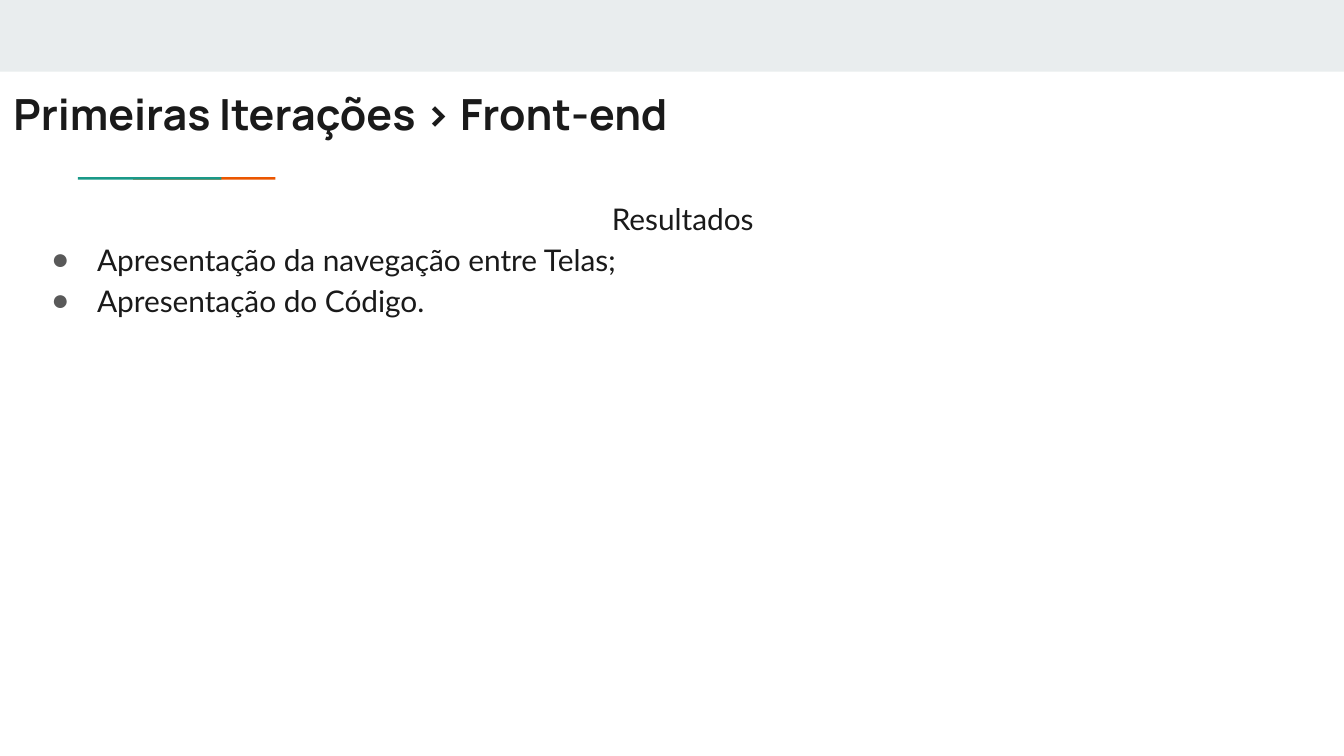
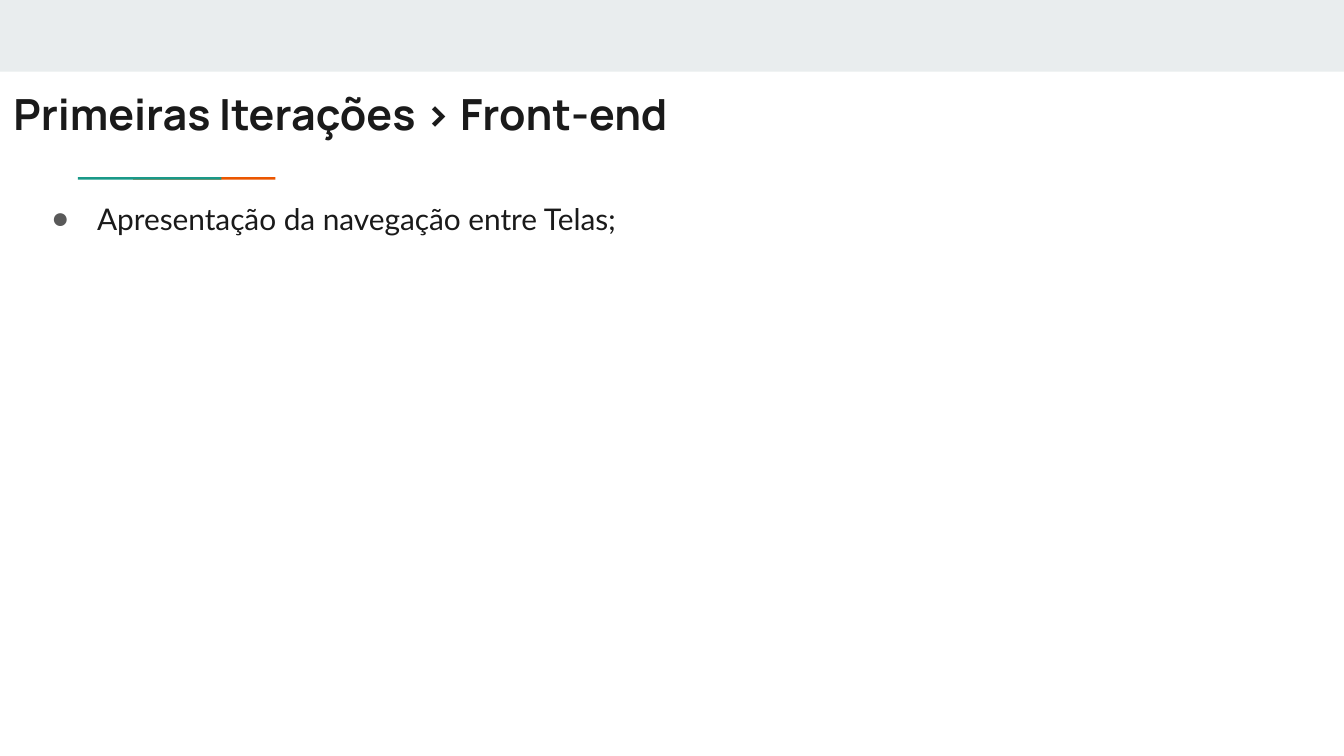
Before and after one commit to MaxCosta0/engenharia-de-software, a slide deck: slide 19 of src/main/docs/ApresentacaoSGH.pptx. Drawn at 1344x756 pixels with LibreOffice and Linux fonts; fonts in the diff are those of the drawing. Boxes give left, top, right and bottom in pixels: in the first picture for what was removed or moved away, otherwise in the second. Text is boxed around its words. In the diff, an @@ line names an element or a change of style, - is before the commit and + after.

```diff
--- a/src/main/docs/ApresentacaoSGH.pptx
+++ b/src/main/docs/ApresentacaoSGH.pptx
@@ text at (x1=612, y1=208, x2=754, y2=231): paragraph removed @@
-Resultados
@@ text at (x1=97, y1=290, x2=424, y2=318): paragraph removed @@
-● Apresentação do Código.
```
Also in this commit, not shown: 15 other slides changed, 2 other files.
